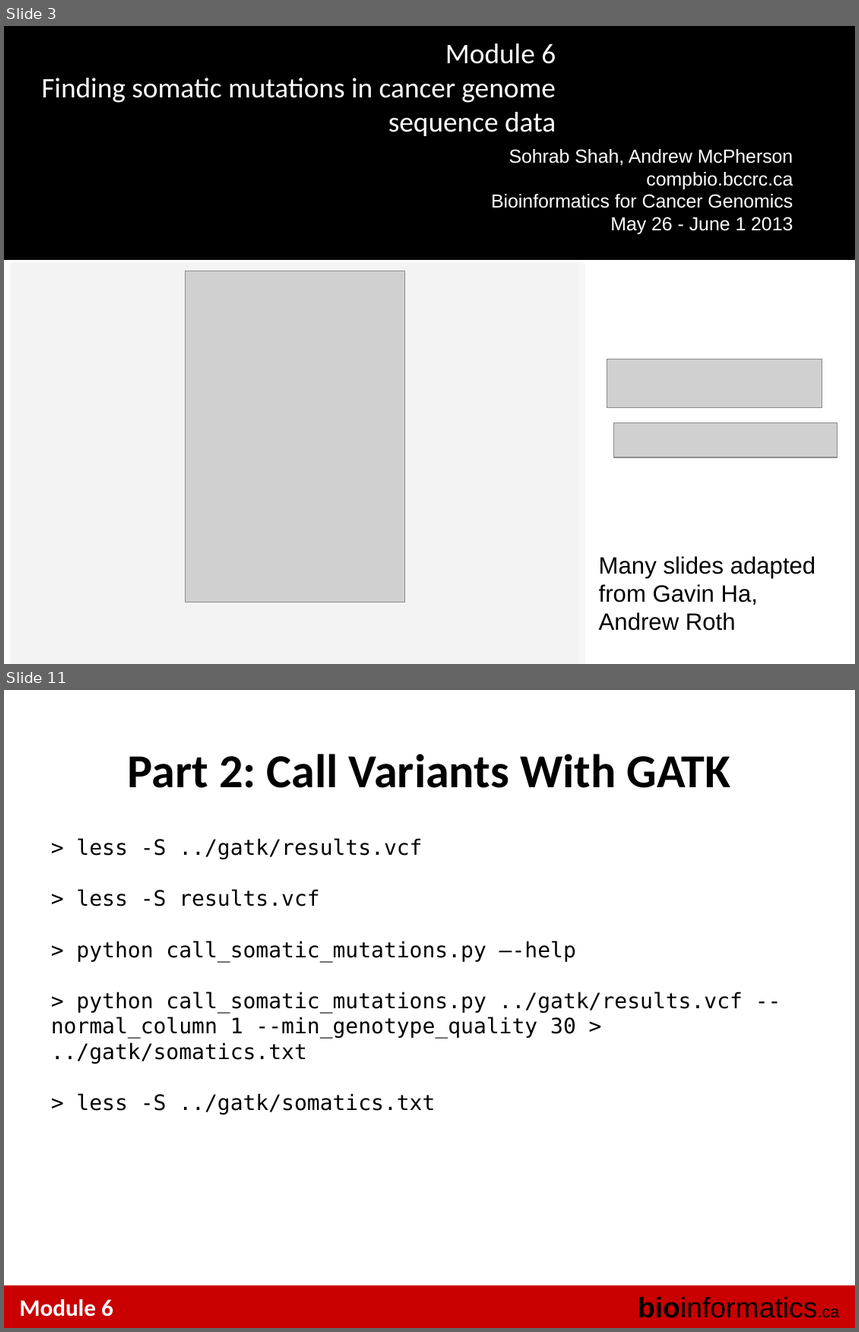
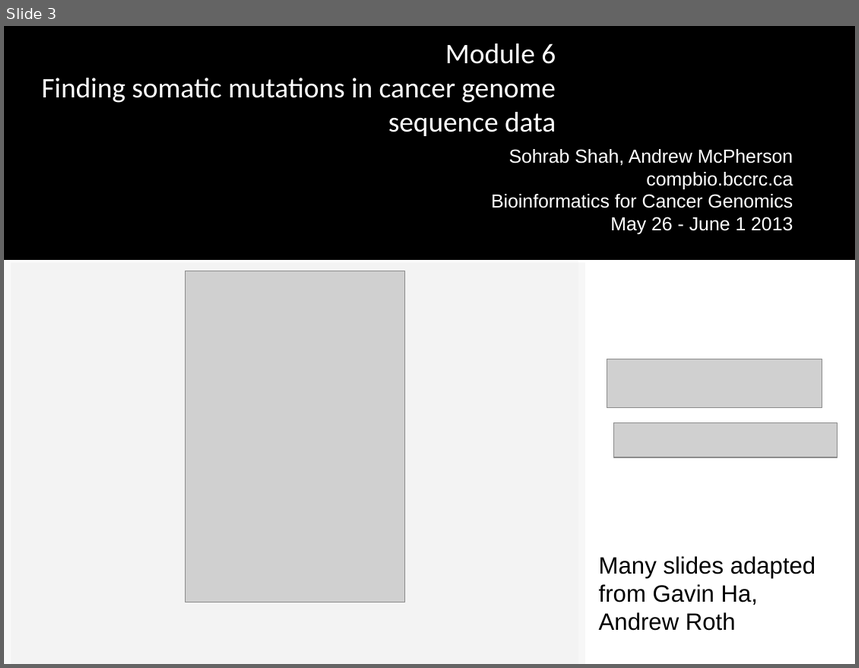
Before and after one commit to tinyheero/BICG-2016, a slide deck: snvs/content/BiCG_2012_Module6_Lab_shah.ppt. Shown one above the other, each under a label of ours: slides 3 and 11 before the commit, slide 3 after it; the slides between them are not shown. The pictures are 859x1332 and 859x668 pixels, drawn with LibreOffice and Linux fonts; fonts in the diff are those of the drawing; grey boxes stand for pictures; background and template pictures are left out. Boxes give left, top, right and bottom in pixels: in the first picture for what was removed or moved away, otherwise in the second. Text is boxed around its words. In the diff, an @@ line names an element or a change of style, - is before the commit and + after.

```diff
--- a/snvs/content/BiCG_2012_Module6_Lab_shah.ppt
+++ b/snvs/content/BiCG_2012_Module6_Lab_shah.ppt
@@ slide 11 removed at [4, 690, 855, 1328], background #FFFFFF @@
@@ text removed at [128, 754, 731, 788] @@
-Part 2: Call Variants With GATK
@@ text removed at [51, 838, 743, 1115] @@
-> less -S ../gatk/results.vcf
-> less -S results.vcf
-> python call_somatic_mutations.py –-help
-> python call_somatic_mutations.py ../gatk/results.vcf --normal_column 1 --min_genotype_quality 30 > ../gatk/somatics.txt
-> less -S ../gatk/somatics.txt
@@ rectangle removed at [4, 1286, 855, 1328] @@
@@ text removed at [19, 1300, 113, 1317] @@
-Module 6
@@ text removed at [638, 1297, 840, 1319] @@
-bioinformatics.ca
```
Also in this commit, not shown: 15 slides changed, 4 slides added, 7 other slides removed.
